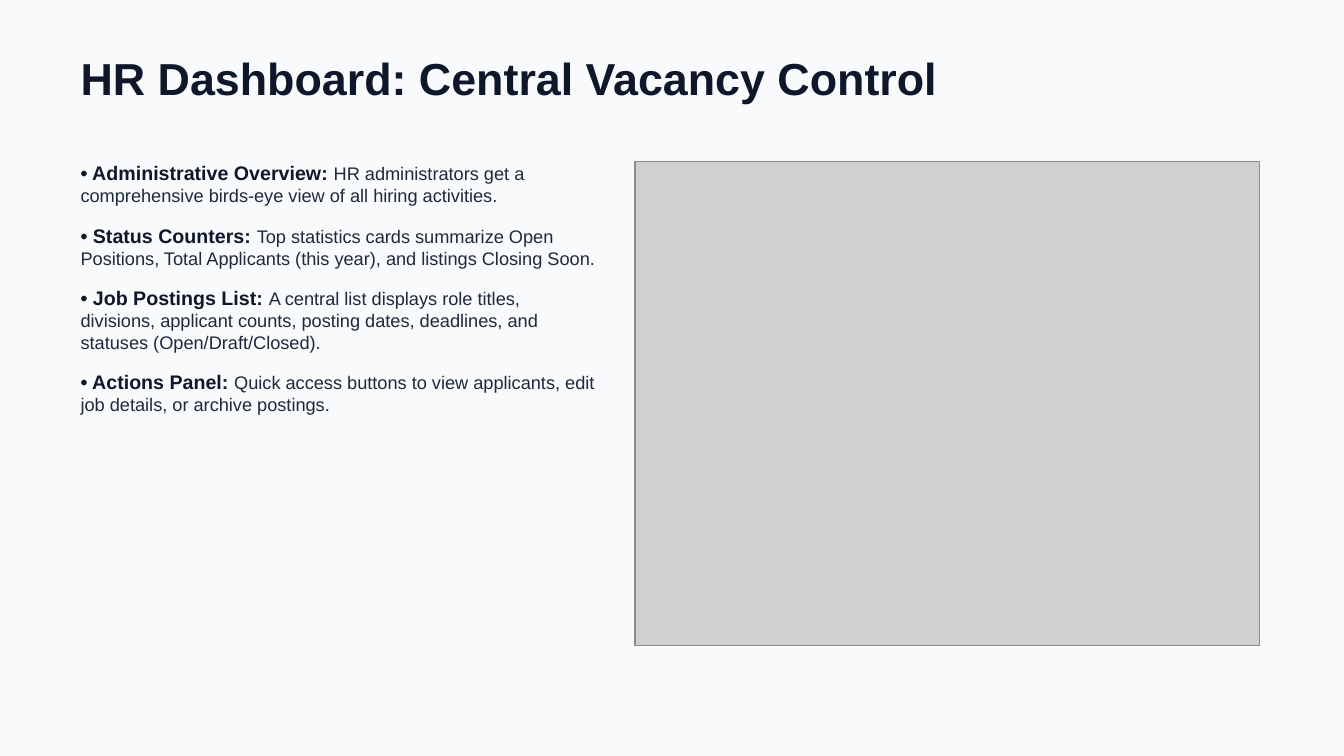
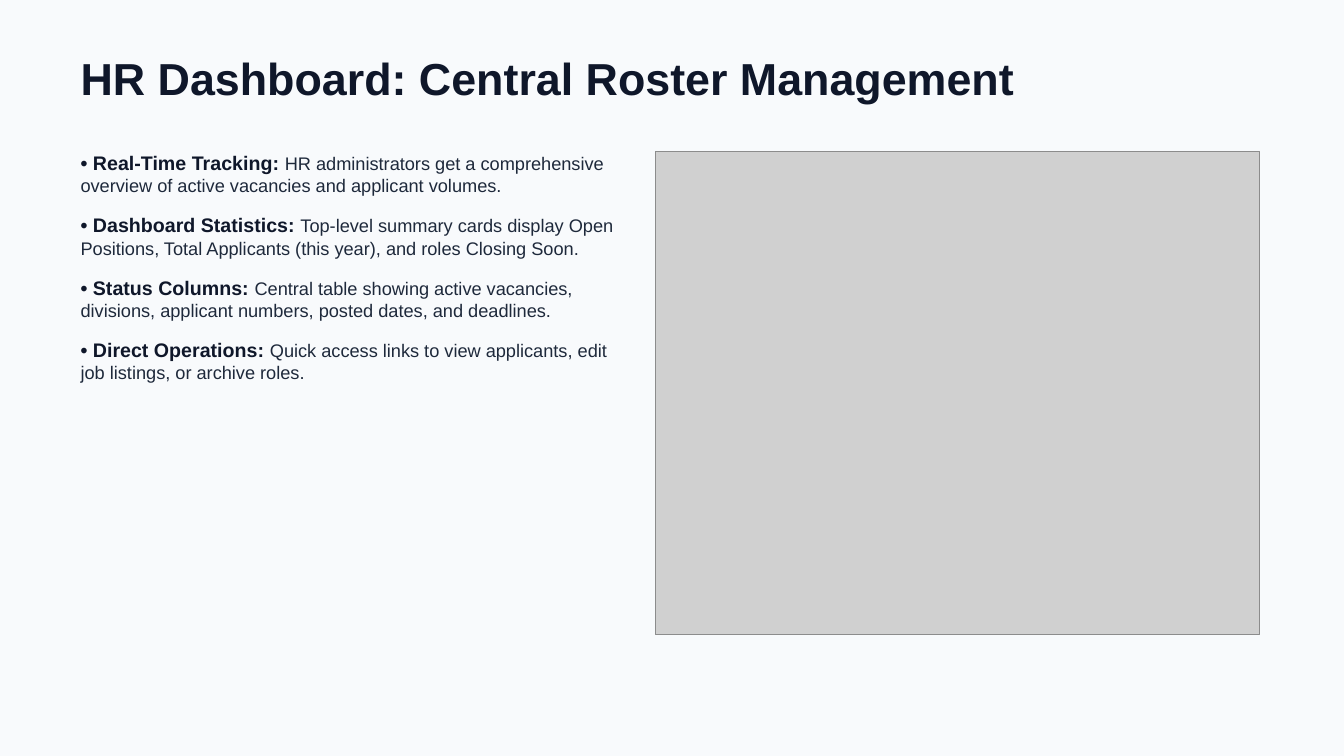
Before and after one commit to aws-ris/HR-Career-Portal, a slide deck: slide 4 of resources/HR_Portal_Presentation.pptx. Drawn at 1344x756 pixels with LibreOffice and Linux fonts; fonts in the diff are those of the drawing; grey boxes stand for pictures. Boxes give left, top, right and bottom in pixels: in the first picture for what was removed or moved away, otherwise in the second. Text is boxed around its words. In the diff, an @@ line names an element or a change of style, - is before the commit and + after.

```diff
--- a/resources/HR_Portal_Presentation.pptx
+++ b/resources/HR_Portal_Presentation.pptx
@@ text at (81,62,1014,104): text changed @@
-HR Dashboard: Central Vacancy Control
+HR Dashboard: Central Roster Management
@@ text at (81,155,613,383): text changed @@
-• Administrative Overview: HR administrators get a comprehensive birds-eye view of all hiring activities.
-• Status Counters: Top statistics cards summarize Open Positions, Total Applicants (this year), and listings Closing Soon.
-• Job Postings List: A central list displays role titles, divisions, applicant counts, posting dates, deadlines, and statuses (Open/Draft/Closed).
-• Actions Panel: Quick access buttons to view applicants, edit job details, or archive postings.
+• Real-Time Tracking: HR administrators get a comprehensive overview of active vacancies and applicant volumes.
+• Dashboard Statistics: Top-level summary cards display Open Positions, Total Applicants (this year), and roles Closing Soon.
+• Status Columns: Central table showing active vacancies, divisions, applicant numbers, posted dates, and deadlines.
+• Direct Operations: Quick access links to view applicants, edit job listings, or archive roles.
@@ picture: place and size @@
-picture at (635,161,1260,645)
+picture at (655,151,1260,635)
```
Also in this commit, not shown: 9 other slides changed.
